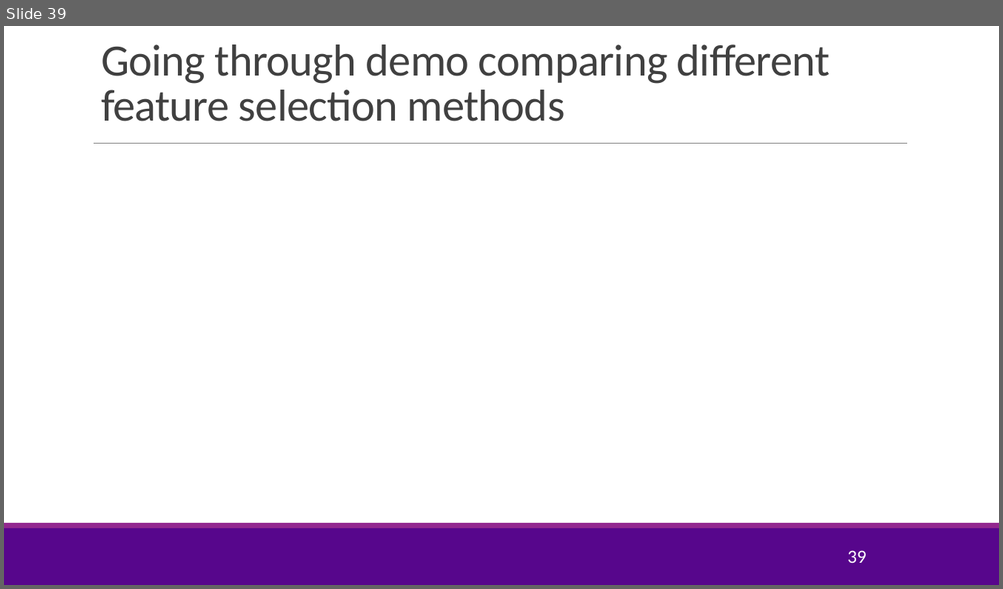
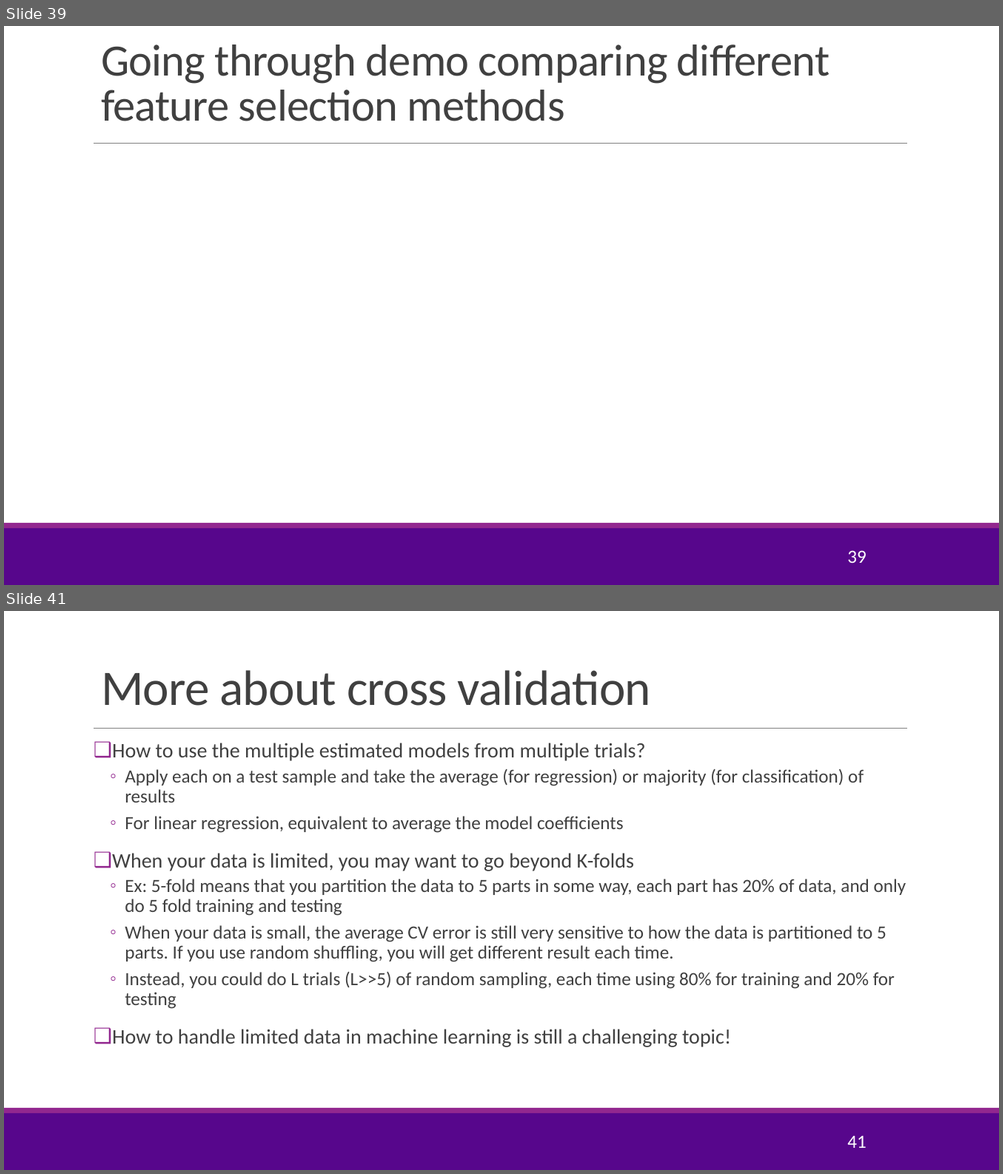
Before and after one commit to joshzzl/introml, a slide deck: lectures/Lect05_Lasso.pptx. Shown one above the other, each under a label of ours: slide 39 before the commit, slides 39 and 41 after it; the slides between them are not shown. The pictures are 1003x589 and 1003x1174 pixels, drawn with LibreOffice and Linux fonts; fonts in the diff are those of the drawing; background and template pictures are left out. Boxes give left, top, right and bottom in pixels: in the first picture for what was removed or moved away, otherwise in the second. Text is boxed around its words. In the diff, an @@ line names an element or a change of style, - is before the commit and + after.

```diff
--- a/lectures/Lect05_Lasso.pptx
+++ b/lectures/Lect05_Lasso.pptx
@@ slide 41 added at [4, 611, 999, 1170], background #FFFFFF; not listed: 3 template elements that a slide beside it also shows @@
@@ title added at [101, 670, 651, 706], 48 pt, text #404040 @@
+More about cross validation
@@ text added at [112, 743, 906, 1048], 18 pt, text #404040 @@
+❑ How to use the multiple estimated models from multiple trials?
+  ◦ Apply each on a test sample and take the average (for regression) or majority (for classification) of results
+  ◦ For linear regression, equivalent to average the model coefficients
+❑ When your data is limited, you may want to go beyond K-folds
+  ◦ Ex: 5-fold means that you partition the data to 5 parts in some way, each part has 20% of data, and only do 5 fold training and testing
+  ◦ When your data is small, the average CV error is still very sensitive to how the data is partitioned to 5 parts. If you use random shuffling, you will get different result each time.
+  ◦ Instead, you could do L trials (L>>5) of random sampling, each time using 80% for training and 20% for testing
+❑ How to handle limited data in machine learning is still a challenging topic!
@@ page number added at [847, 1136, 866, 1148], 18 pt, text #FFFFFF @@
+41
```
Also in this commit, not shown: 1 slide changed, 1 other slide added, 1 other file.
